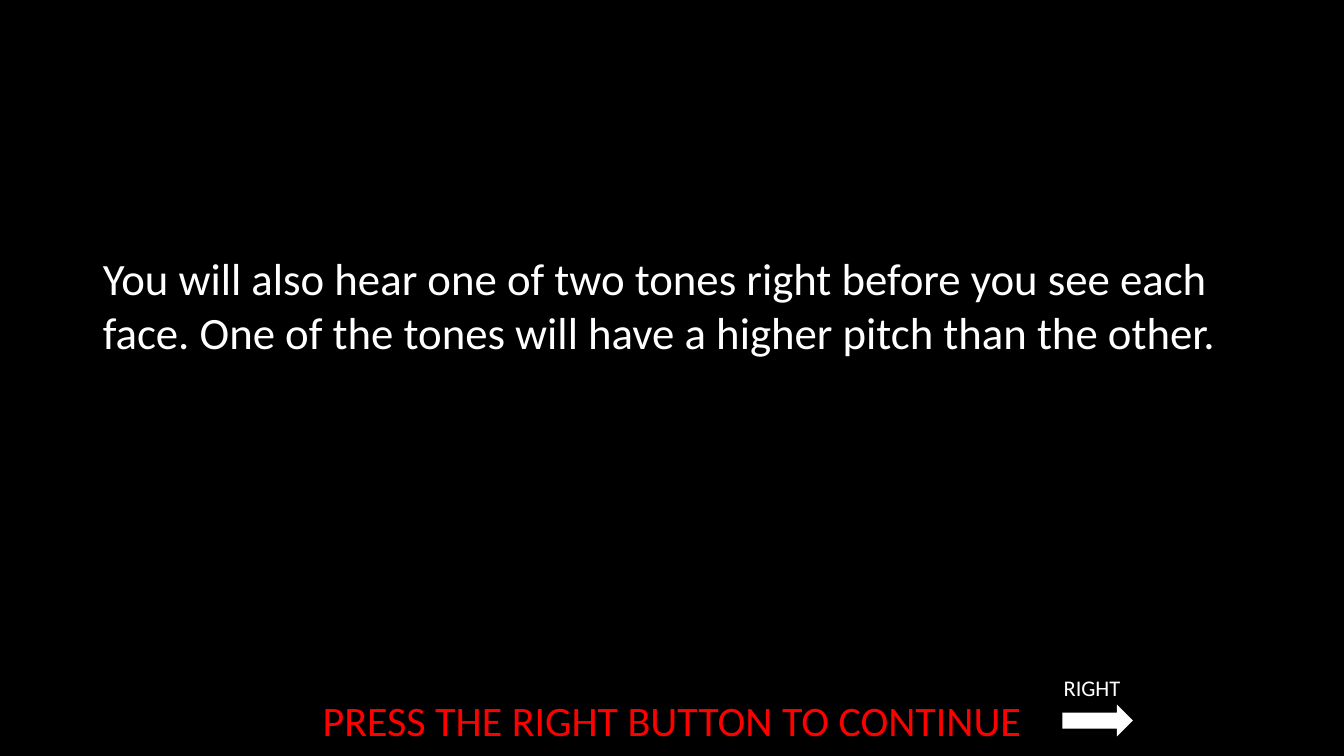
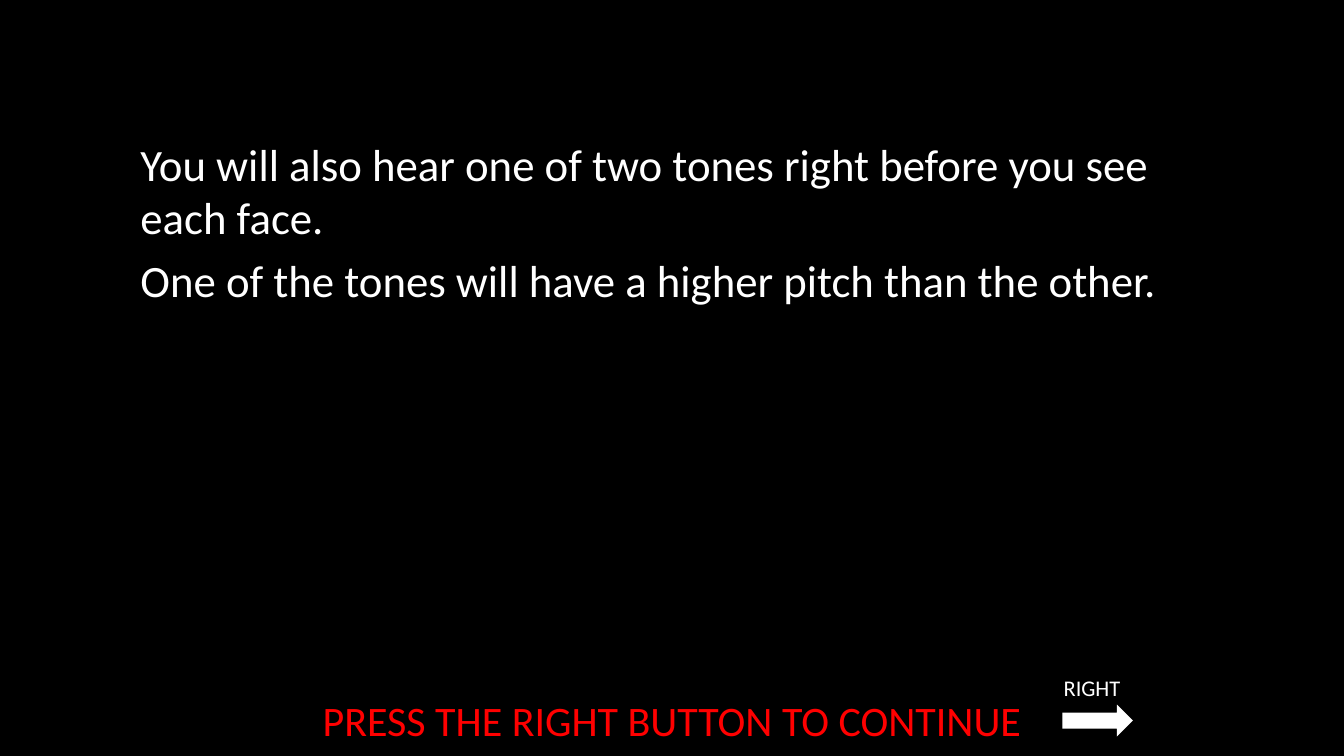
Before and after one commit to laureate-institute-for-brain-research/StimToolOnline, a slide deck: slide 5 of public/js/tasks/emotional_faces/media/Emotional_Faces_Instructions.pptx (slide 4 before the commit). Drawn at 1344x756 pixels with LibreOffice and Linux fonts; fonts in the diff are those of the drawing. Boxes give left, top, right and bottom in pixels: in the first picture for what was removed or moved away, otherwise in the second. Text is boxed around its words. In the diff, an @@ line names an element or a change of style, - is before the commit and + after.

```diff
--- a/public/js/tasks/emotional_faces/media/Emotional_Faces_Instructions.pptx
+++ b/public/js/tasks/emotional_faces/media/Emotional_Faces_Instructions.pptx
@@ text at [140, 150, 1156, 305]: text changed @@
-You will also hear one of two tones right before you see each face. One of the tones will have a higher pitch than the other.
+You will also hear one of two tones right before you see each face.
+One of the tones will have a higher pitch than the other.
```
Also in this commit, not shown: 3 other slides changed, 1 slide added, 13 other files.
